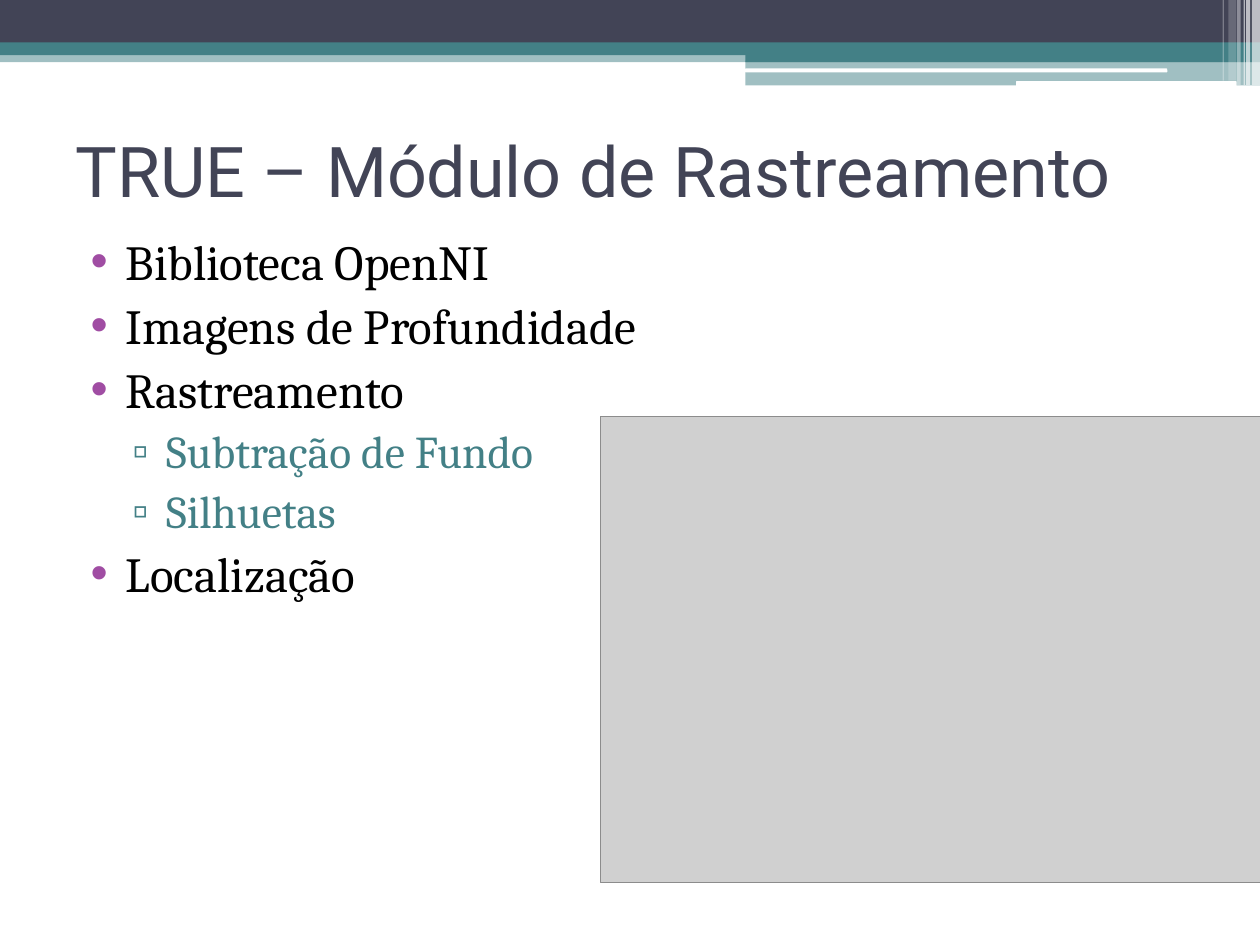
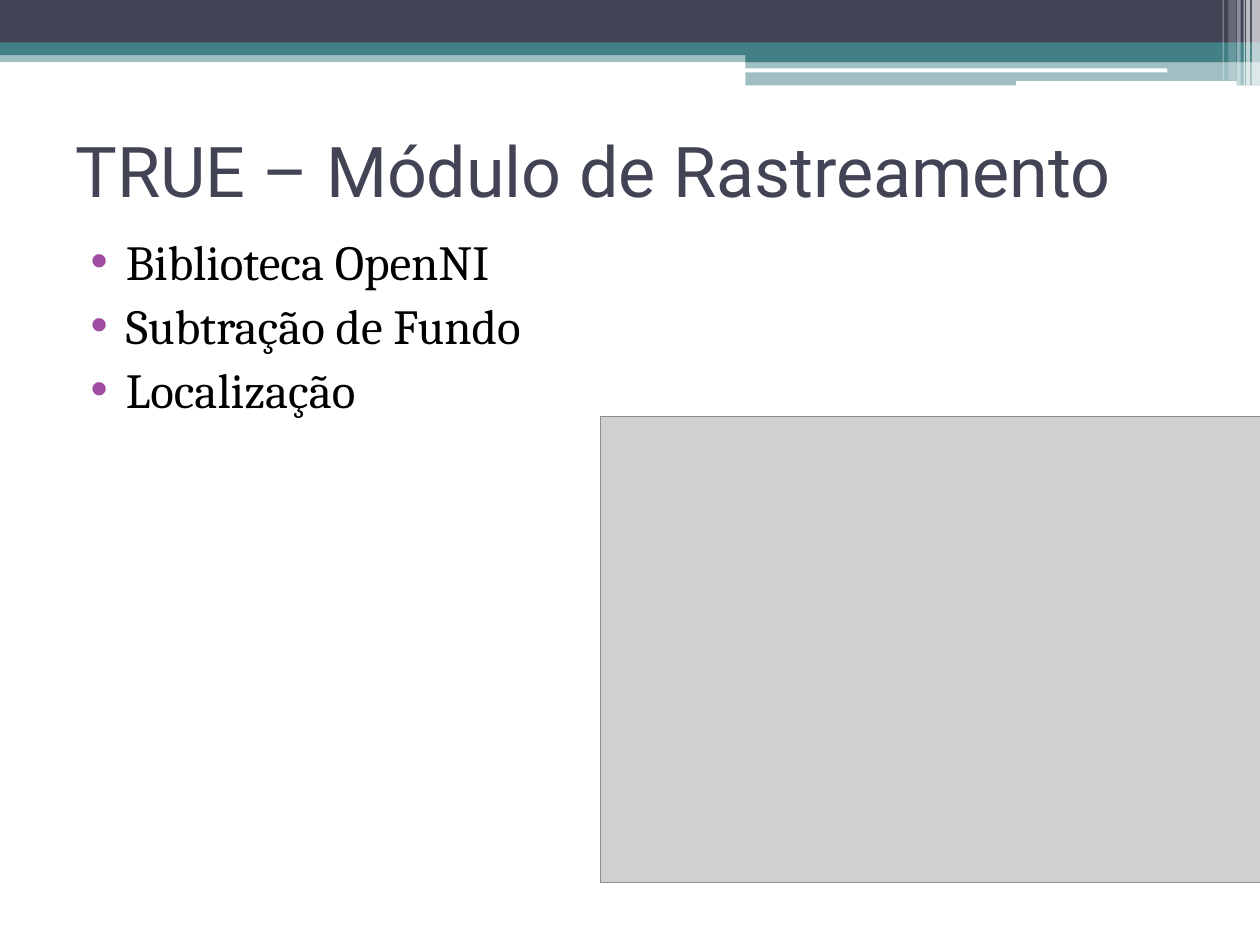
Before and after one commit to talesporto/Artigo-TRUE-SBCUP, a slide deck: slide 29 of apresentacao/ApresentacaoSBCUP.pptx. Drawn at 1260x945 pixels with LibreOffice and Linux fonts; fonts in the diff are those of the drawing; grey boxes stand for pictures. Boxes give left, top, right and bottom in pixels: in the first picture for what was removed or moved away, otherwise in the second. Text is boxed around its words. In the diff, an @@ line names an element or a change of style, - is before the commit and + after.

```diff
--- a/apresentacao/ApresentacaoSBCUP.pptx
+++ b/apresentacao/ApresentacaoSBCUP.pptx
@@ text at bbox=[126, 309, 636, 409]: paragraphs removed @@
-• Imagens de Profundidade
-• Rastreamento
@@ text at bbox=[126, 310, 520, 354]: size 26 to 28 pt, text colour #438086 to #000000 in "Subtração de Fundo"; bullet ▫ to •; list level 2 to 1 in "Subtração de Fundo"; bullet colour #438086 to #A04DA3 @@
@@ text at bbox=[166, 496, 336, 529]: paragraph removed @@
-  ▫ Silhuetas
```
Also in this commit, not shown: 3 other slides changed, 1 other file.
